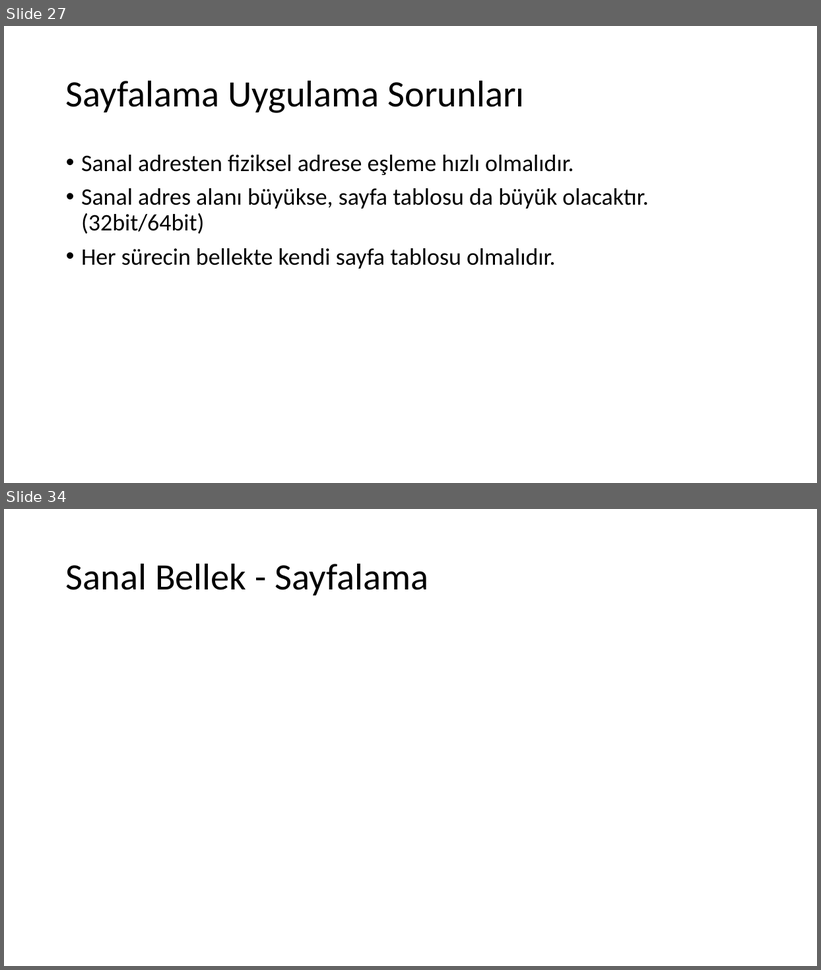
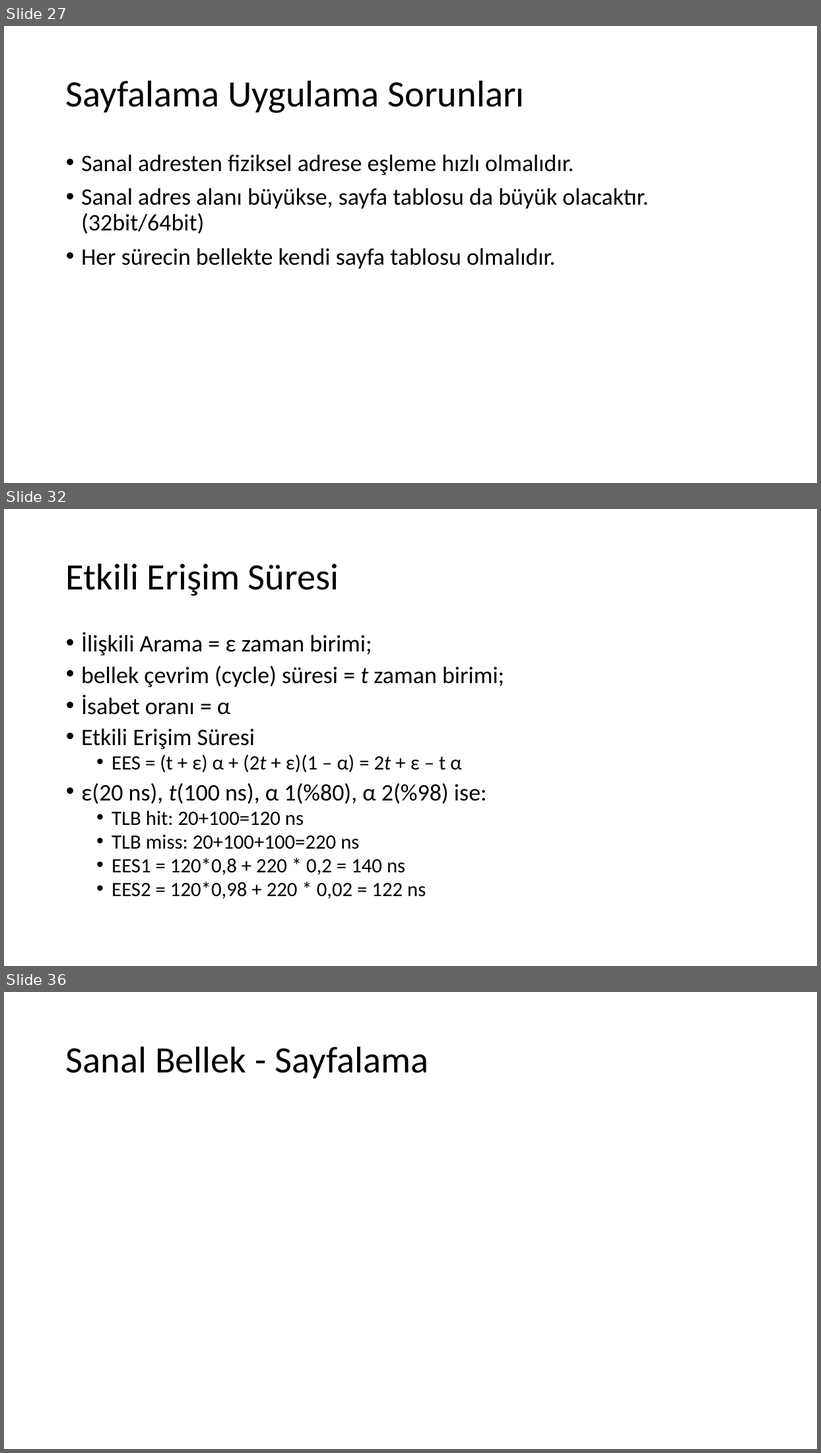
Before and after one commit to sercankulcu/sercankulcu.github.io, a slide deck: files/os/3_Bolum_3_Bellek.pptx. Shown one above the other, each under a label of ours: slides 27 and 34 before the commit, slides 27, 32 and 36 after it; the slides between them are not shown. The pictures are 821x970 and 821x1453 pixels, drawn with LibreOffice and Linux fonts; fonts in the diff are those of the drawing. Boxes give left, top, right and bottom in pixels: in the first picture for what was removed or moved away, otherwise in the second. Text is boxed around its words. In the diff, an @@ line names an element or a change of style, - is before the commit and + after.

```diff
--- a/files/os/3_Bolum_3_Bellek.pptx
+++ b/files/os/3_Bolum_3_Bellek.pptx
@@ slide 32 added at <box>4,509,817,966</box>, background #FFFFFF @@
@@ title added at <box>66,563,339,596</box>, 44 pt, text #000000 @@
+Etkili Erişim Süresi
@@ text added at <box>81,632,504,899</box>, 28 pt, text #000000 @@
+• İlişkili Arama = ε zaman birimi;
+• bellek çevrim (cycle) süresi = t zaman birimi;
+• İsabet oranı = α
+• Etkili Erişim Süresi
+  • EES = (t + ε) α + (2t + ε)(1 – α) = 2t + ε – t α
+• ε(20 ns), t(100 ns), α 1(%80), α 2(%98) ise:
+  • TLB hit: 20+100=120 ns
+  • TLB miss: 20+100+100=220 ns
+  • EES1 = 120*0,8 + 220 * 0,2 = 140 ns
+  • EES2 = 120*0,98 + 220 * 0,02 = 122 ns
@@ what was slide 34 is now slide 36 @@
```
Also in this commit, not shown: 2 slides changed, 5 other slides added, 4 slides removed, 1 other file.
